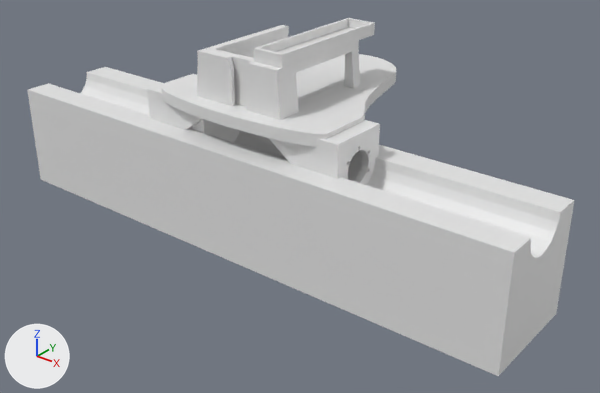
One commit to the Blender file RobotChassis_SWHS-RaspPiJavaRobotics 2.blend: the scene before it, then after it.
Camera for both pictures: a 50 mm camera at (422.0, -528.0, 232.0) aimed at (16.0, -20.0, -84.0). The axes (+X, +Y, +Z) are drawn at lower left. The lights are the same throughout.

Objects in the first picture: 'BODY', 'Motor Mount Cutout R', 'Motor Mount Cutout Round', 'Motor Mount L', 'Motor Mount R', 'RaspPi Bracket Front'.
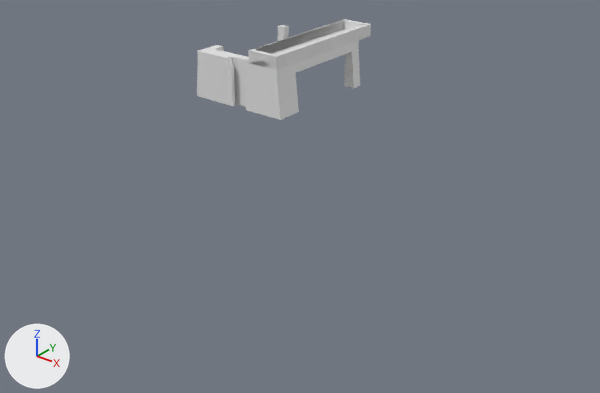
Changed parts and their boxes [x1, y1, x2, y2] in the pictures (600 x 393 px; the box of a moved part takes in the faces that stretch with it):
'Motor Mount Cutout Round', hidden
    before: [27, 67, 574, 376]
'RaspPi Bracket Front', reshaped
    before: [197, 18, 375, 120]
    after: [197, 19, 371, 120]
'BODY', hidden
    before: [161, 54, 396, 147]
'Motor Mount L', hidden
    before: [269, 119, 380, 185]
'Motor Mount R', hidden
    before: [147, 74, 203, 130]
'Motor Mount Cutout R', hidden
    before: [190, 119, 240, 143]
'battery holder', shown
    after: [249, 20, 370, 70]
part 1 of me_cube, moved or reshaped
    both: [197, 25, 359, 120]

The change, as a list of edits to the scene's bpy script:
```text
Change me_cube:
    used by ob_rasppi_bracket_front; location = (0.0, -27.7, 0.0); scale = (0.041, 0.0491, 0.0491)
    remove me_cube.from_pydata(...)  # 108 vertices, 81 faces, 10 loose edges; spans x -1126.0..1027.0, y -1000.0..1153.0, z 204.0..983.0
    add me_cube.from_pydata(...)  # 124 vertices, 85 faces, 12 loose edges; spans x -1126.0..1027.0, y -1000.0..1153.0, z 204.0..983.0
    me_cube part 1
    4 vertices are removed from x -1126.0..-256.0, y -916.0..626.0, z 205.0..983.0
    25 faces are deleted
    1 loose edge is deleted
    6 vertices in x 263.0, y -944.0..-916.0, z 204.0..983.0 move by (40.0, 0.0, 0.0)
    5 vertices in x -256.0, y -944.0..-916.0, z 204.0..983.0 move by (-40.0, 0.0, 0.0)
    1 vertex moves from x -888.0, y 626.0, z 205.0 to x -888.0, y 1015.0, z 205.0
    14 vertices are added at x -1124.0..991.0, y -1000.0..1015.0, z 204.0..983.0
    6 new vertices lie (0.0, -123.0, 0.0) away from vertices in x -1047.0..-869.0, y 1138.0, z 836.0..983.0
    3 loose edges are added
    29 new faces join them
Change ob_motor_mount_l:
    add ob_motor_mount_l.hide_set(True)
Change ob_motor_mount_r:
    add ob_motor_mount_r.hide_set(True)
Change ob_motor_mount_cutout_round:
    add ob_motor_mount_cutout_round.hide_set(True)
Change ob_body:
    add ob_body.hide_set(True)
Change ob_motor_mount_cutout_r:
    add ob_motor_mount_cutout_r.hide_set(True)
Change ob_battery_holder:
    remove ob_battery_holder.hide_set(True)
    ob_battery_holder.location: (25.3, -9.8, 54.1) -> (25.3, -15.7, 54.1)
```
